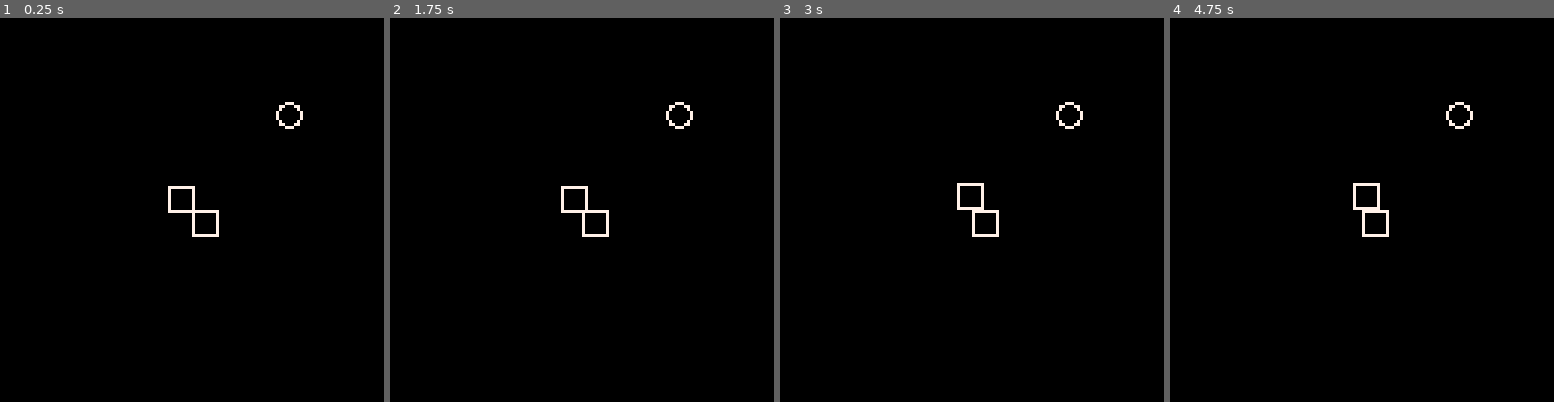
Above: before the commit, frames 1-4 (left to right).
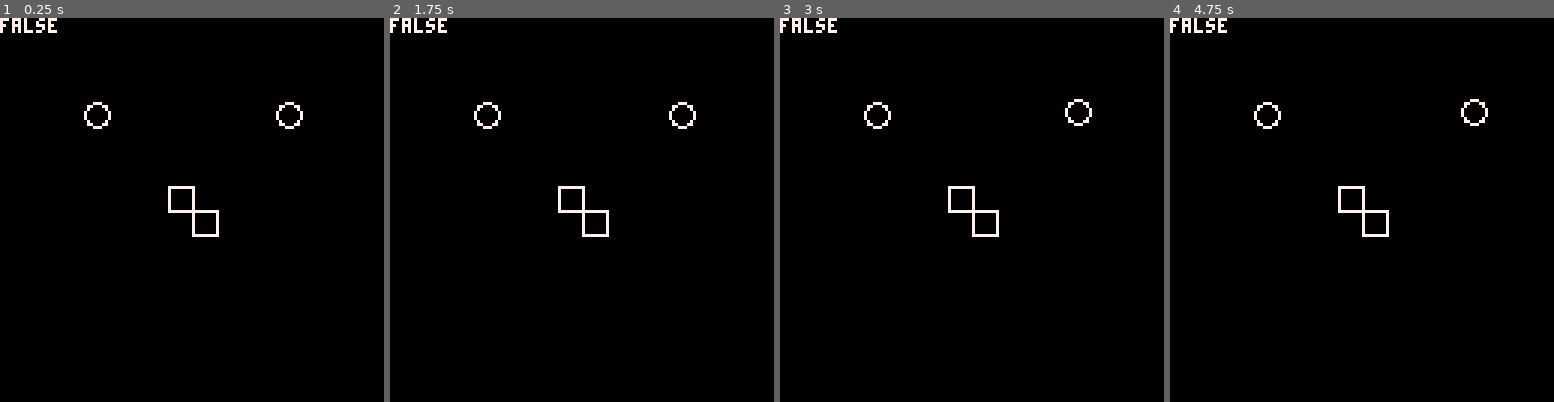
Above: after the commit, the same moments.

Repository: Shfty/carts
Game: PICO-8 cartridge collision.p8
Two runs of this game, one before a commit and one after it. Both use one fixed random seed, a clock stepped at 60 frames per second and the inputs below.
Inputs:
- Up to frame 1 (0.25 s): no input
- Up to frame 2 (1.75 s): hold Right from 1.6 s (still down)
- Up to frame 3 (3 s): release Right at 2.1 s; hold Up 2.15-2.42 s; hold Right from 2.47 s (still down)
- Up to frame 4 (4.75 s): release Right at 3.03 s; hold Left 3.08-3.58 s; hold Down 3.63-3.97 s; hold Right 4.02-4.68 s; hold Up from 4.73 s (still down)

The runs differ from the first frame. In frame 1, 0.4% of the frame differs, in the area x 0-29%, y 0-29%; in frame 2, 0.8%; in frame 3, 1.0%; in frame 4, 1.1%, in the area x 0-83%, y 0-51%.

Commit message:
Implement vector 2D functions, circle intersection in collision

Diff:
--- a/collision.p8
+++ b/collision.p8
@@ -26,12 +26,49 @@
 	return v
 end
 
+vec2.__add = function(lhs,rhs)
+	return vec2:new(
+		lhs.x + rhs.x,
+		lhs.y + rhs.y
+	)
+end
+
+vec2.__sub = function(lhs,rhs)
+	return vec2:new(
+		lhs.x - rhs.x,
+		lhs.y - rhs.y
+	)
+end
+
+vec2.__mul = function(lhs,rhs)
+	local v = vec2:new(
+		lhs.x * rhs.x,
+		lhs.y * rhs.y
+	)
+end
+
+vec2.__div = function(lhs,rhs)
+	local v = vec2:new(
+		lhs.x / rhs.x,
+		lhs.y / rhs.y
+	)
+end
+
+vec2.lensq = function(self)
+	return self.x^2+self.y^2
+end
+
+vec2.len = function(self)
+ return sqrt(self:lensq())
+end
+
 -- bounding volume
+b_vols = {}
 b_vol = object:new()
 
-b_vol.new = function(self)
+b_vol.new = function(self,x,y,inst)
 	local bv = object.new(self)
-	bv.pos = vec2:new()
+	bv.pos = vec2:new(x,y)
 	return bv
 end
 
@@ -44,10 +81,24 @@
 -- bounding box
 b_box = b_vol:new()
 
-b_box.new = function(self)
-	local b = b_vol.new(self)
-	b.ext = vec2:new(4,4)
-	return b
+b_box.new = function(
+	self,
+	x,y,
+	ex,ey
+)
+	local bb = b_vol.new(
+		self,
+		x,y
+	)
+
+	bb.ext = vec2:new(
+		ex or 4,
+		ey or 4
+	)
+
+	add(b_vols,bb)
+
+	return bb
 end
 
 function b_box:_draw()
@@ -73,10 +124,11 @@
 -- bounding circle
 b_crc = b_vol:new()
 
-b_crc.new = function(self)
-	local c = b_vol.new(self)
-	c.rad = 4
-	return c
+b_crc.new = function(self,x,y,r)
+	local bc = b_vol.new(self,x,y)
+	bc.rad = r or 4
+	add(b_vols,bc)
+	return bc
 end
 
 function b_crc:_draw()
@@ -90,58 +142,53 @@
 
 function b_crc:isect(b)
 	local mt = getmetatable(b)
+
 	if mt == b_crc then
 		return i_crc_crc(self,b)
 	end
+
 	if mt == b_box then
 		return i_box_crc(b,self)
 	end
+
+	return nil
 end
 
 function i_box_box(lhs,rhs)
 end
 
-function i_box_crc()
-end
-
-function i_crc_crc()
+function i_box_crc(lhs,rhs)
+end
+
+function i_crc_crc(lhs,rhs)
+	local d = rhs.pos-lhs.pos
+	local r = lhs.rad+rhs.rad
+	return d:len() <= r
 end
 -->8
-volumes = {}
-
-box_a = b_box:new()
-box_a.pos.x = 60
-box_a.pos.y = 60
-add(volumes,box_a)
-
-box_b = b_box:new()
-box_b.pos.x = 68
-box_b.pos.y = 68
-add(volumes,box_b)
-
-crc_a = b_crc:new()
-crc_a.pos.x = 96
-crc_a.pos.y = 32
-add(volumes, crc_a)
+box_a = b_box:new(60,60)
+box_b = b_box:new(68,68)
+crc_a = b_crc:new(96,32)
+crc_b = b_crc:new(32,32)
 
 function _update60()
 	if btnp(0) then
-		box_a.pos.x -= 1
+  crc_a.pos.x -= 1
 	end
 
 	if btnp(1) then
-		box_a.pos.x += 1
+		crc_a.pos.x += 1
 	end
 
 	if btnp(2) then
-		box_a.pos.y -= 1
+		crc_a.pos.y -= 1
 	end
 
 	if btnp(3) then
-		box_a.pos.y += 1
-	end
-
-	for vol in all(volumes) do
+		crc_a.pos.y += 1
+	end
+
+	for vol in all(b_vols) do
 		vol:_update()
 	end
 end
@@ -149,7 +196,139 @@
 function _draw()
 	cls()
 
-	for vol in all(volumes) do
+	for vol in all(b_vols) do
 		vol:_draw()
 	end
-end
+
+	local isect = crc_a:isect(crc_b)
+	print(isect)
+end
+…(129 lines of a section not shown)…
Not shown, changed: the thumbnail (__label__) section of collision.p8
